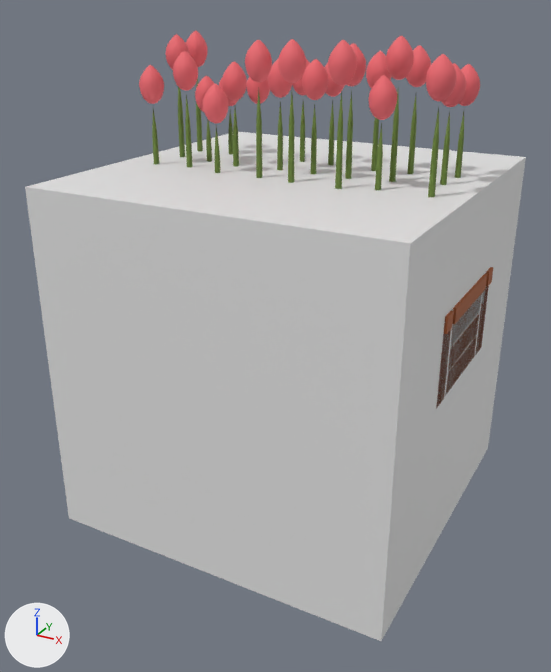
A saved change to the glTF model assets/models/15-planter-tulips/15-planter-tulips.glb.
One viewpoint serves both versions: a 50 mm lens placed at (1.9, -3.7, 1.84), pointed at (-0.05, -0.16, 0.07). Lighting does not change. The marker at lower left points along +X, +Y and +Z. The first picture is the older version. Where no turn or scale is listed for an object, it has been applied to the vertices.

Before the edit, the objects in view are built like this:
```python
me_cube = bpy.data.meshes.new('Cube')
me_cube.from_pydata(...)  # a box spanning x -1.0..1.0, y -1.0..1.0, z -1.0..1.0
me_cube.materials.append(mat_material)  # white #e7e7e7
me_sphere_004 = bpy.data.meshes.new('Sphere.004')
me_sphere_004.from_pydata(...)  # 534 vertices, 1064 faces; spans x -0.067..0.066, y -0.067..0.067, z -0.1..0.1
me_sphere_004.materials.append(mat_pink)  # red #ee6970
me_sphere_006 = bpy.data.meshes.new('Sphere.006')
me_sphere_006.from_pydata(...)  # 534 vertices, 1064 faces; spans x -0.066..0.067, y -0.067..0.067, z -0.1..0.1
me_sphere_006.materials.append(mat_pink)  # red #ee6970
ob_bloom_0_4 = bpy.data.objects.new('Bloom_0_4', me_sphere_004)
ob_bloom_0_4.location = (0.102, -0.265, 1.578)
ob_bloom_0_6 = bpy.data.objects.new('Bloom_0_6', me_sphere_006)
ob_bloom_0_6.location = (0.555, -0.217, 1.431)
ob_cube = bpy.data.objects.new('Cube', me_cube)
ob_cube.location = (0.0, 0.0, 0.0)
# also in view: 'Bloom_1_6' at (0.55, 0.0, 1.59); 'Bloom_0_5' at (0.37, -0.28, 1.58); 'Bloom_1_2' at (-0.36, -0.05, 1.45); 'Bloom_0_0' at (-0.78, -0.22, 1.43); 'Bloom_0_3' at (-0.09, -0.25, 1.57)
```
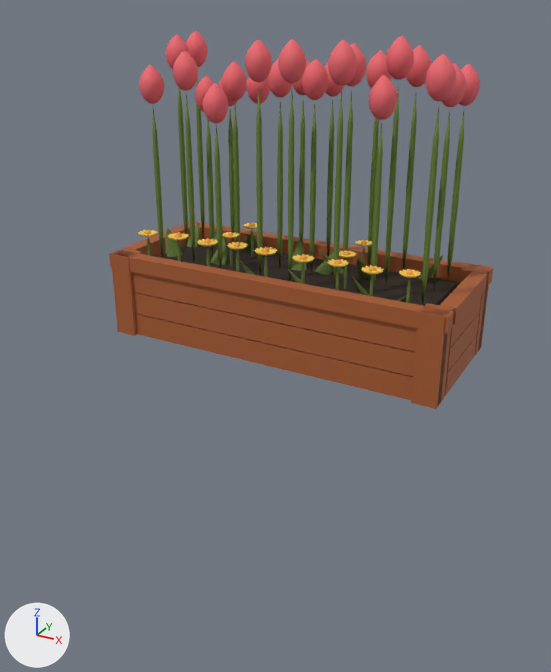
Location of each change, (x1, y1, x2, y2) in pixels of the pictures (551 x 672 px):
'Cube', deleted
    before: (25, 132, 526, 641)
'RimL_-1', unchanged, uncovered by the edit
    before: (444, 311, 454, 334)
    after: (109, 250, 454, 334)
'BoardL_-1_1', unchanged, uncovered by the edit
    before: (440, 358, 445, 377)
    after: (133, 293, 445, 377)
'BoardL_-1_0', unchanged, uncovered by the edit
    after: (132, 272, 448, 356)
'BoardL_-1_2', unchanged, uncovered by the edit
    before: (437, 380, 443, 407)
    after: (135, 314, 443, 407)

The change, as a list of edits to the scene's bpy script:
```text
Remove ob_cube:
    ob_cube = bpy.data.objects.new('Cube', me_cube)
    ob_cube.location = (0.0, 0.0, 0.0)
```
